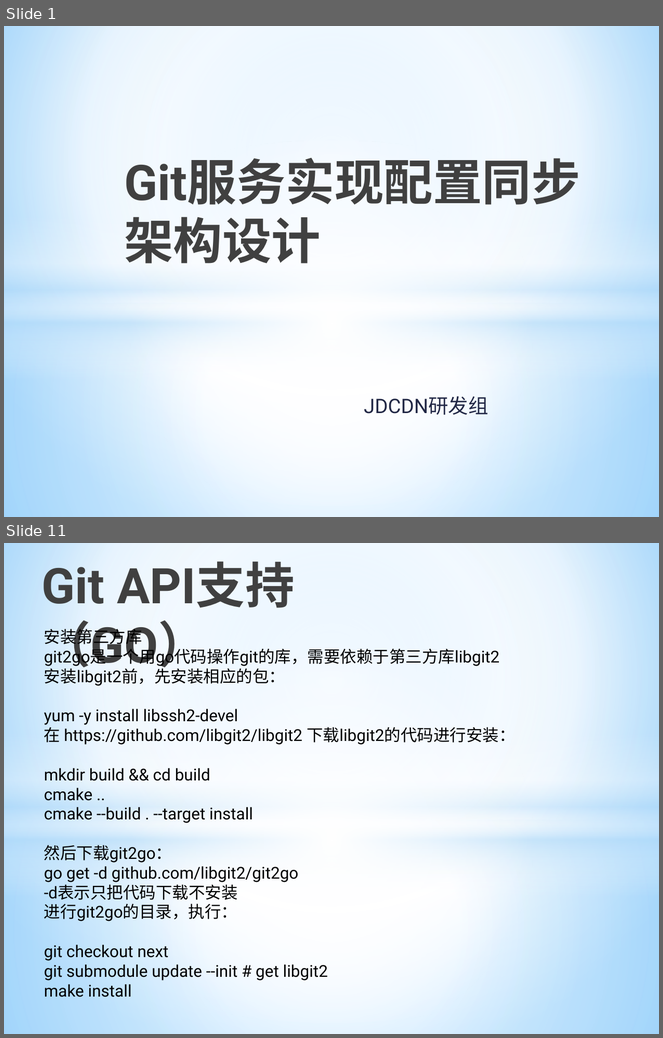
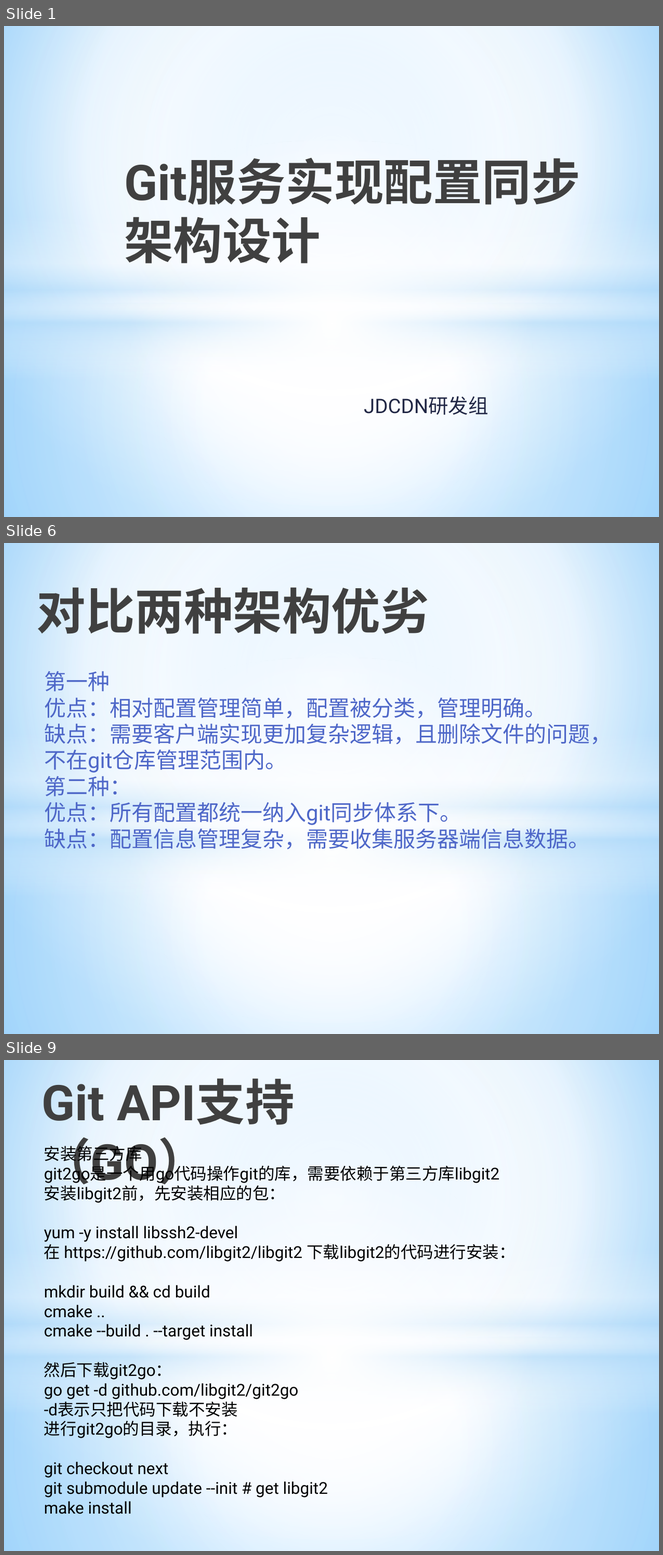
Before and after one commit to allragedbody/clasenbee, a slide deck: docs/Git集群配置方案.pptx. Shown one above the other, each under a label of ours: slides 1 and 11 before the commit, slides 1, 6 and 9 after it; the slides between them are not shown. The pictures are 663x1038 and 663x1555 pixels, drawn with LibreOffice and Linux fonts; fonts in the diff are those of the drawing. Boxes give left, top, right and bottom in pixels: in the first picture for what was removed or moved away, otherwise in the second. Text is boxed around its words. In the diff, an @@ line names an element or a change of style, - is before the commit and + after.

```diff
--- a/docs/Git集群配置方案.pptx
+++ b/docs/Git集群配置方案.pptx
@@ slide 6 added at [4,543,659,1034], background gradient #9ED5FF to #FFFFFF to #5BB9FF; not listed: 4 template elements that a slide beside it also shows @@
@@ title added at [37,587,430,634], 54 pt, text gradient #000000 to #404040 to #212745, bold @@
+对比两种架构优劣
@@ text added at [44,671,612,849], 24 pt, text #4E67C8 @@
+第一种
+优点：相对配置管理简单，配置被分类，管理明确。
+缺点：需要客户端实现更加复杂逻辑，且删除文件的问题，不在git仓库管理范围内。
+第二种：
+优点：所有配置都统一纳入git同步体系下。
+缺点：配置信息管理复杂，需要收集服务器端信息数据。
@@ what was slide 11 is now slide 9 @@
```
Also in this commit, not shown: 4 slides changed, 3 other slides added, 7 slides removed.
